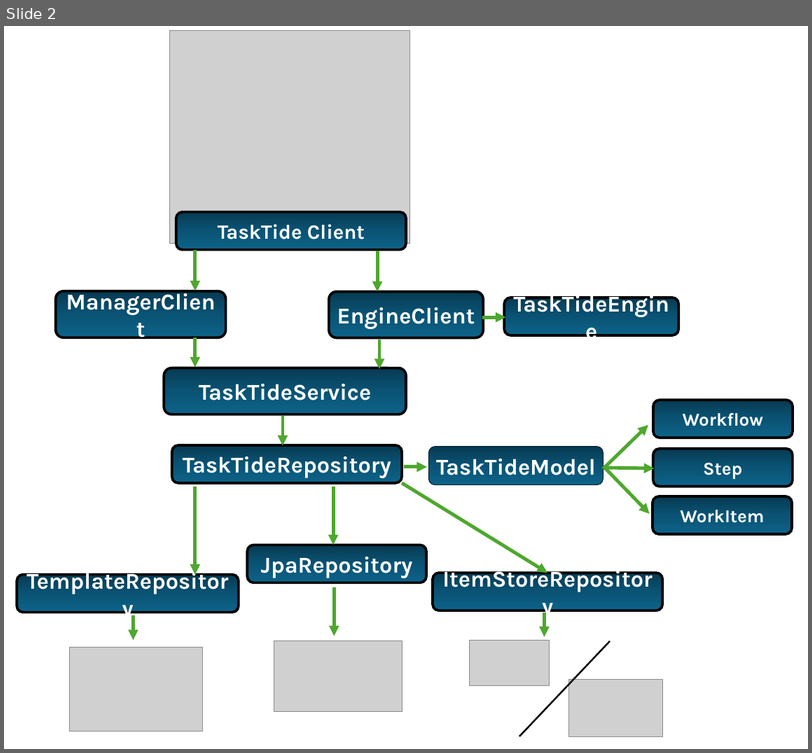
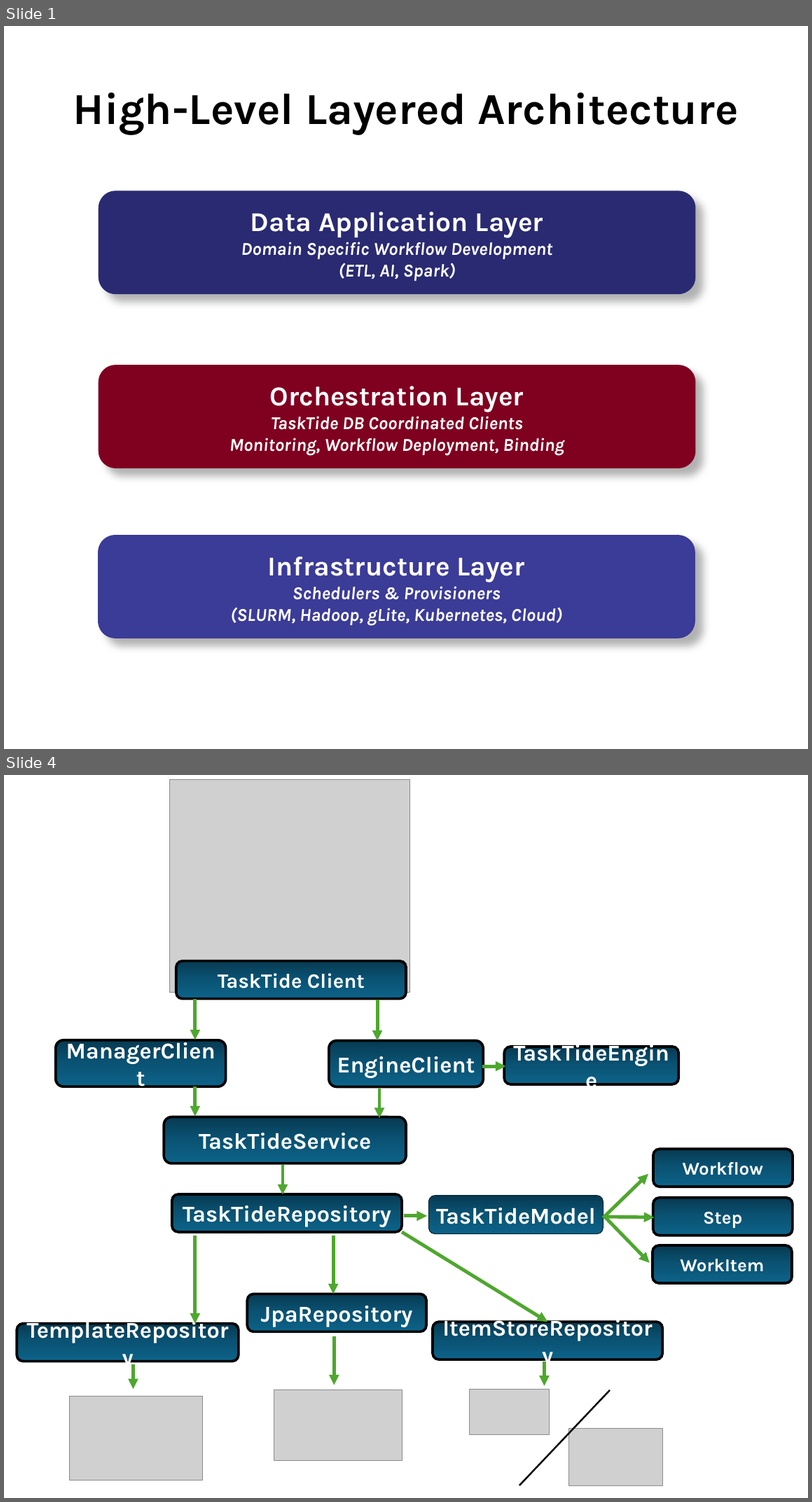
Before and after one commit to BrenKenna/TaskTide, a slide deck: tasktide/docs/Diagrams/Diagrams.pptx. Shown one above the other, each under a label of ours: slide 2 before the commit, slides 1 and 4 after it; the slides between them are not shown. The pictures are 812x753 and 812x1502 pixels, drawn with LibreOffice and Linux fonts; fonts in the diff are those of the drawing; grey boxes stand for pictures. Boxes give left, top, right and bottom in pixels: in the first picture for what was removed or moved away, otherwise in the second. Text is boxed around its words. In the diff, an @@ line names an element or a change of style, - is before the commit and + after.

Commit message:
Adds Julia FunctionRunner + Paper Diagrams
Next up is support for early pilot binding

```diff
--- a/tasktide/docs/Diagrams/Diagrams.pptx
+++ b/tasktide/docs/Diagrams/Diagrams.pptx
@@ slide 1 added at (4, 26, 808, 749), background #FFFFFF @@
@@ title added at (73, 92, 738, 134), 78 pt, text #000000, bold @@
+High-Level Layered Architecture
@@ rounded rectangle added at (98, 191, 695, 294), fill #2A2A72, 32 pt, text #FFFFFF, bold, italic @@
+Data Application Layer
+Domain Specific Workflow Development
+(ETL, AI, Spark)
@@ rounded rectangle added at (98, 365, 695, 468), fill #800020, 32 pt, text #FFFFFF, bold, italic @@
+Orchestration Layer
+TaskTide DB Coordinated Clients
+Monitoring, Workflow Deployment, Binding
@@ rounded rectangle added at (98, 535, 694, 638), fill #3B3B98, 32 pt, text #FFFFFF, bold, italic @@
+Infrastructure Layer
+Schedulers & Provisioners
+(SLURM, Hadoop, gLite, Kubernetes, Cloud)
@@ what was slide 2 is now slide 4 @@
```
Also in this commit, not shown: 2 other slides added, 1 slide removed, 2 other files.
